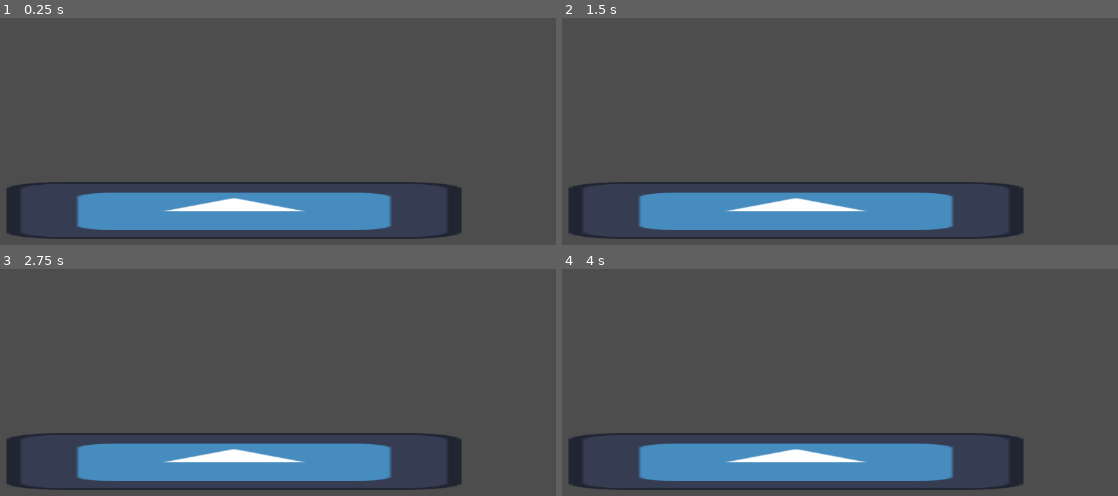
Above: before the commit, frames 1-4 (two rows, left to right).
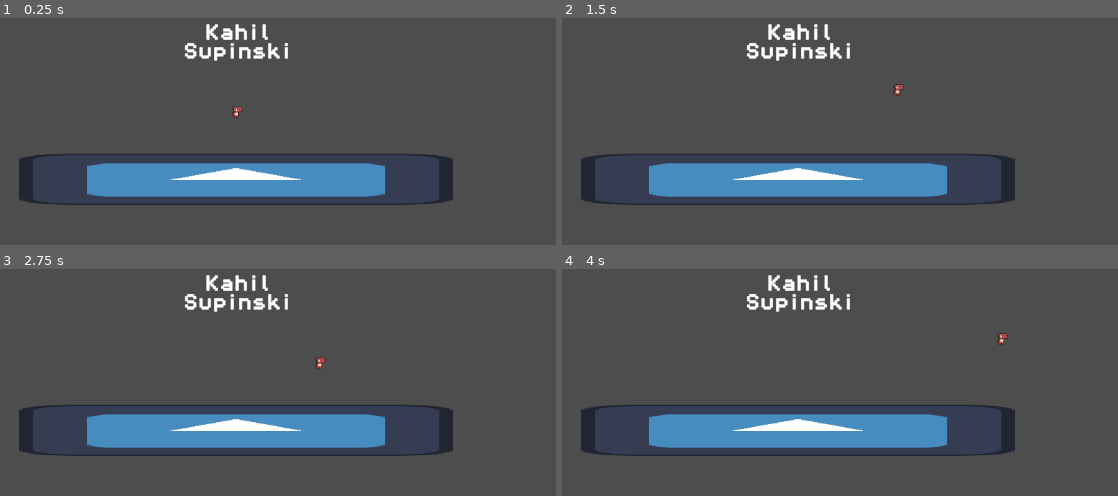
Above: after the commit, the same moments.

Repository: Kahils/supinski-kahil-project-1
Game: Godot game, scene res://scenes/first_demo.tscn
Same seed, same stepped clock (60 frames per second), same inputs: the game is played once before the commit and once after it. Before the commit the project has no main scene; this scene is started directly in both runs. The engine's default icon, where the game draws it, is replaced by a stand-in: a white triangle on a blue panel in a dark square.
Inputs:
- Up to frame 1 (0.25 s): no input
- Up to frame 2 (1.5 s): tap Enter (ui_accept) at 0.5, 0.6, 0.77, 1.07, 1.35 s; hold Right (ui_right) from 0.53 s (still down)
- Up to frame 3 (2.75 s): tap Enter (ui_accept) at 1.52, 1.82, 2, 2.1 s; release Right (ui_right) at 2.03 s; hold Left (ui_left) from 2.03 s (still down)
- Up to frame 4 (4 s): release Left (ui_left) at 2.78 s; hold Right (ui_right) from 2.78 s (still down); tap Enter (ui_accept) at 2.85, 3.02, 3.32, 3.5, 3.6, 3.77 s

The runs differ from the first frame. In frame 1, 20% of the frame differs, in the area x 1-83%, y 2-98%; in frame 2, 20%; in frame 3, 20%; in frame 4, 20%.

Commit message:
Created player/Label

Diff:
--- /dev/null
+++ b/Scripts/player.gd
@@ -0,0 +1,25 @@
+extends CharacterBody2D
+
+
+const SPEED = 150.0
+const JUMP_VELOCITY = -300.0
+
+
+func _physics_process(delta: float) -> void:
+	# Add the gravity.
+	if not is_on_floor():
+		velocity += get_gravity() * delta
+
+	# Handle jump.
+	if Input.is_action_just_pressed("ui_accept") and is_on_floor():
+		velocity.y = JUMP_VELOCITY
+
+	# Get the input direction and handle the movement/deceleration.
+	# As good practice, you should replace UI actions with custom gameplay actions.
+	var direction := Input.get_axis("ui_left", "ui_right")
+	if direction:
+		velocity.x = direction * SPEED
+	else:
+		velocity.x = move_toward(velocity.x, 0, SPEED)
+
+	move_and_slide()
--- a/project.godot
+++ b/project.godot
@@ -11,6 +11,7 @@
 [application]
 
 config/name="SupinskiKahil_Project1"
+run/main_scene="uid://bwpemc1t7ocq1"
 config/features=PackedStringArray("4.6", "Forward Plus")
 config/icon="res://icon.svg"
 
@@ -20,4 +21,5 @@
 
 [rendering]
 
+textures/canvas_textures/default_texture_filter=0
 rendering_device/driver.windows="d3d12"
--- a/scenes/first_demo.tscn
+++ b/scenes/first_demo.tscn
@@ -1,10 +1,39 @@
 [gd_scene format=3 uid="uid://bwpemc1t7ocq1"]
 
 [ext_resource type="Texture2D" uid="uid://dc3fd4y7rcmgu" path="res://icon.svg" id="1_7gwon"]
+[ext_resource type="PackedScene" uid="uid://c7f7kakss8l4e" path="res://scenes/player.tscn" id="2_6vk37"]
+[ext_resource type="FontFile" uid="uid://dbxf6l35ngqqf" path="res://assest/2D Resources/fonts/PixelOperator8.ttf" id="3_5427p"]
+
+[sub_resource type="WorldBoundaryShape2D" id="WorldBoundaryShape2D_7gwon"]
+
+[sub_resource type="LabelSettings" id="LabelSettings_yh543"]
+font = ExtResource("3_5427p")
+font_size = 24
+outline_size = 3
 
 [node name="FirstDemo" type="Node2D" unique_id=1475041263]
 
-[node name="Icon" type="Sprite2D" parent="." unique_id=897117149]
-position = Vector2(545, 565)
-scale = Vector2(5.125, 0.640625)
+[node name="Player" parent="." unique_id=971561739 instance=ExtResource("2_6vk37")]
+position = Vector2(548, 421)
+
+[node name="StaticBody2D" type="StaticBody2D" parent="." unique_id=1574354198]
+position = Vector2(549, 432)
+
+[node name="CollisionShape2D" type="CollisionShape2D" parent="StaticBody2D" unique_id=694047611]
+shape = SubResource("WorldBoundaryShape2D_7gwon")
+
+[node name="Icon" type="Sprite2D" parent="." unique_id=1514180590]
+position = Vector2(548, 520)
+scale = Vector2(4.8906255, 0.578125)
 texture = ExtResource("1_7gwon")
+
+[node name="Label" type="Label" parent="." unique_id=1429547451]
+offset_left = 468.0
+offset_top = 297.0
+offset_right = 632.0
+offset_bottom = 348.0
+text = "Kahil Supinski"
+label_settings = SubResource("LabelSettings_yh543")
+horizontal_alignment = 1
+vertical_alignment = 1
+autowrap_mode = 3
--- /dev/null
+++ b/scenes/player.tscn
@@ -0,0 +1,57 @@
+[gd_scene format=3 uid="uid://c7f7kakss8l4e"]
+
+[ext_resource type="Texture2D" uid="uid://7hpcsfs4itrt" path="res://assest/2D Resources/characters/DinoSprites - mort.png" id="1_3vyb7"]
+[ext_resource type="Script" uid="uid://di1ht1ny3tcyr" path="res://Scripts/player.gd" id="1_g2els"]
+
+[sub_resource type="AtlasTexture" id="AtlasTexture_g2els"]
+atlas = ExtResource("1_3vyb7")
+region = Rect2(0, 0, 24, 24)
+
+[sub_resource type="AtlasTexture" id="AtlasTexture_qhqgy"]
+atlas = ExtResource("1_3vyb7")
+region = Rect2(24, 0, 24, 24)
+
+[sub_resource type="AtlasTexture" id="AtlasTexture_dqkch"]
+atlas = ExtResource("1_3vyb7")
+region = Rect2(48, 0, 24, 24)
+
+[sub_resource type="AtlasTexture" id="AtlasTexture_qlg0r"]
+atlas = ExtResource("1_3vyb7")
+region = Rect2(72, 0, 24, 24)
+
+[sub_resource type="SpriteFrames" id="SpriteFrames_tuyoq"]
+animations = [{
+"frames": [{
+"duration": 1.0,
+"texture": SubResource("AtlasTexture_g2els")
+}, {
+"duration": 1.0,
+"texture": SubResource("AtlasTexture_qhqgy")
+}, {
+"duration": 1.0,
+"texture": SubResource("AtlasTexture_dqkch")
+}, {
+"duration": 1.0,
+"texture": SubResource("AtlasTexture_qlg0r")
+}],
+"loop": true,
+"name": &"Idle",
+"speed": 10.0
+}]
+
+[sub_resource type="CircleShape2D" id="CircleShape2D_fjrip"]
+radius = 5.0
+
+[node name="Player" type="CharacterBody2D" unique_id=971561739]
+script = ExtResource("1_g2els")
+
+[node name="AnimatedSprite2D" type="AnimatedSprite2D" parent="." unique_id=1793832677]
+position = Vector2(0, -9)
+sprite_frames = SubResource("SpriteFrames_tuyoq")
+animation = &"Idle"
+autoplay = "Idle"
+frame_progress = 0.8939262
+
+[node name="CollisionShape2D" type="CollisionShape2D" parent="." unique_id=1078537207]
+position = Vector2(0, -5)
+shape = SubResource("CircleShape2D_fjrip")
Not shown, added: Scripts/player.gd.uid
